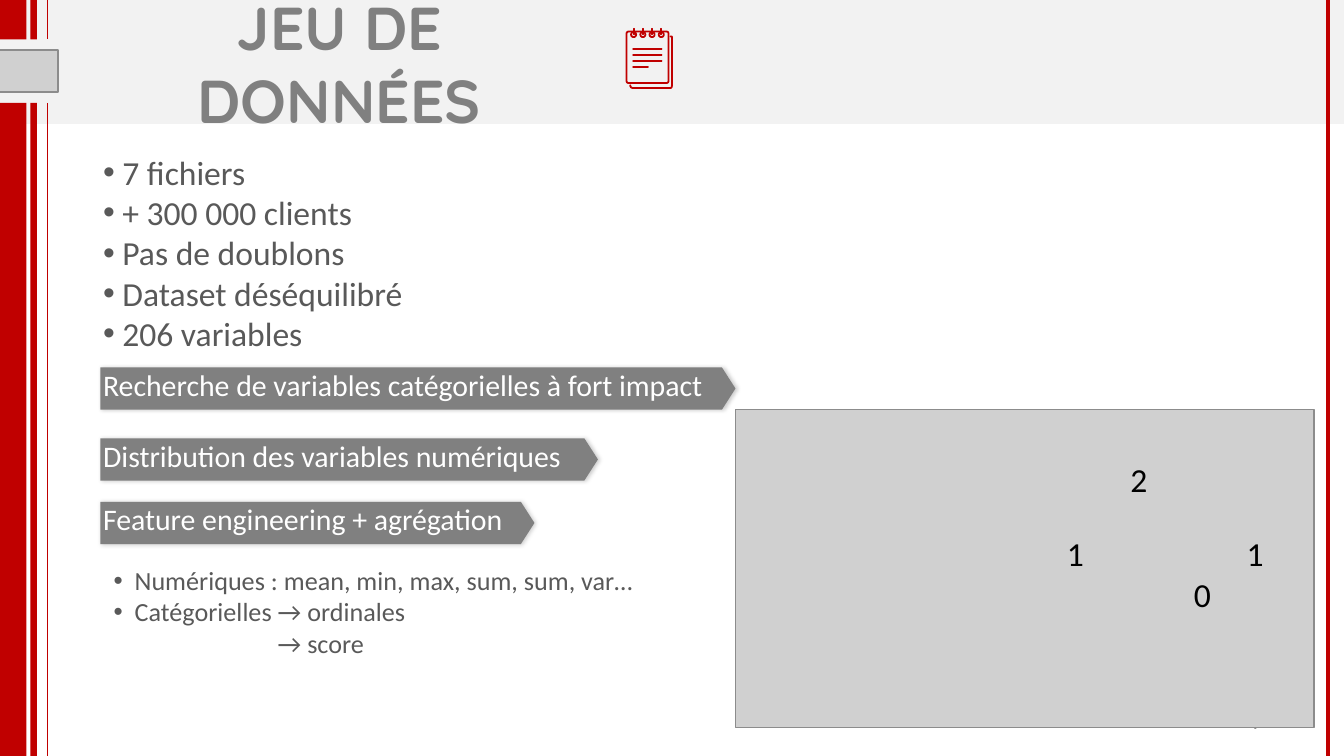
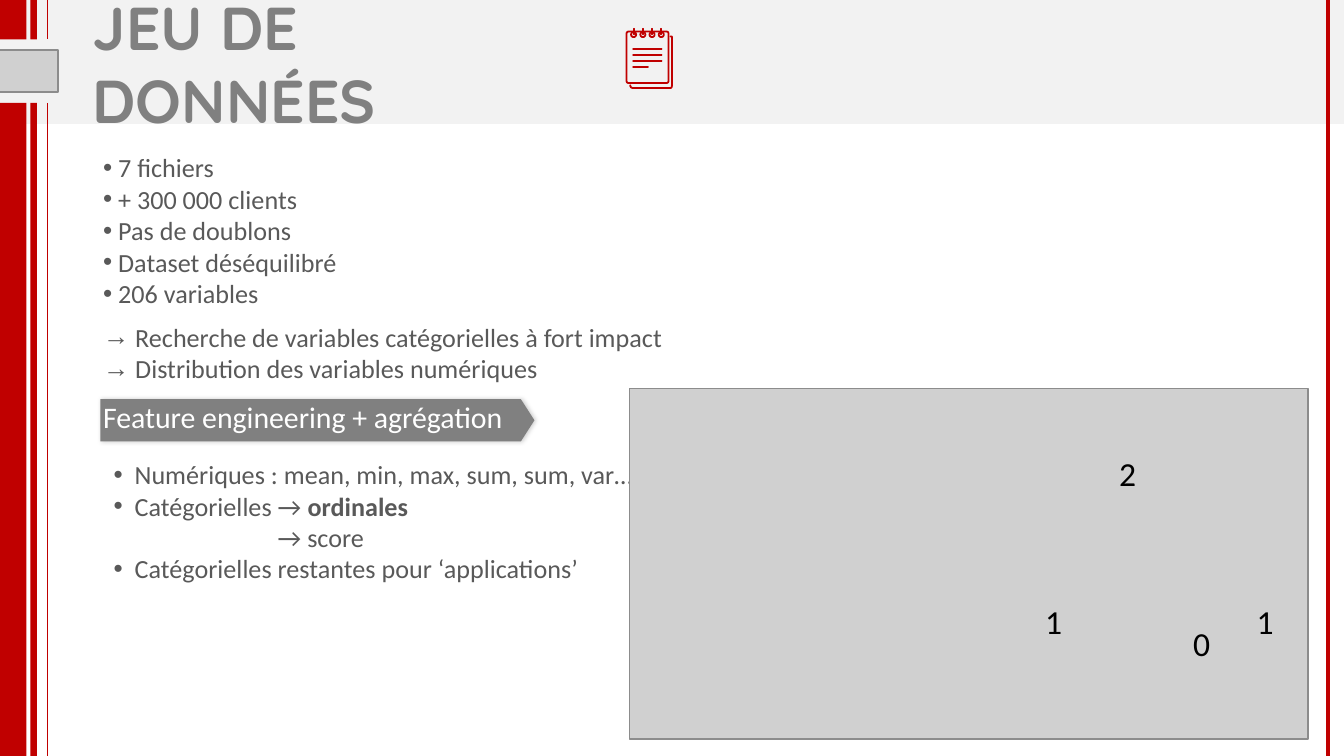
Before and after one commit to florabajolet/OCR7_scoring, a slide deck: slide 7 of P7_presentation.pptx. Drawn at 1344x756 pixels with LibreOffice and Linux fonts; fonts in the diff are those of the drawing; grey boxes stand for pictures. Boxes give left, top, right and bottom in pixels: in the first picture for what was removed or moved away, otherwise in the second. Text is boxed around its words. In the diff, an @@ line names an element or a change of style, - is before the commit and + after.

```diff
--- a/P7_presentation.pptx
+++ b/P7_presentation.pptx
@@ title "JEU DE DONNÉES" at box(93, 7, 376, 124): alignment centre to left @@
@@ text "7 fichiers" at box(118, 159, 336, 303): size 18 to 14 pt @@
@@ text "Recherche de variables catégorielles à ...": place and size @@
-text "Recherche de variables catégorielles à ..." at box(103, 375, 702, 401)
+text "Recherche de variables catégorielles à ..." at box(135, 329, 662, 382)
@@ text at box(135, 329, 662, 352): size 16 to 14 pt, text colour #FFFFFF to #595959 in "Recherche de variables catégorielles à fort impact"; bullet none to → @@
@@ pentagon arrow removed at box(101, 367, 735, 409) @@
@@ text at box(135, 360, 537, 382): paragraph added @@
+→ Distribution des variables numériques
@@ picture: place and size @@
-picture at box(735, 410, 1313, 727)
+picture at box(630, 388, 1309, 739)
@@ text "Distribution des variables numériques" rewrapped from box(103, 446, 561, 472) to box(103, 403, 561, 435) @@
@@ text "Feature engineering + agrégation": place and size @@
-text "Feature engineering + agrégation" at box(103, 509, 502, 535)
+text "Feature engineering + agrégation" at box(103, 407, 502, 433)
@@ pentagon arrow: place and size @@
-pentagon arrow at box(101, 501, 535, 543)
+pentagon arrow at box(101, 399, 535, 441)
@@ pentagon arrow removed at box(101, 438, 598, 480) @@
@@ text "2": place and size @@
-text "2" at box(1130, 470, 1147, 492)
+text "2" at box(1119, 464, 1136, 486)
@@ text "Numériques : mean, min, max, ...": place and size @@
-text "Numériques : mean, min, max, ..." at box(135, 572, 632, 653)
+text "Numériques : mean, min, max, ..." at box(135, 463, 632, 583)
@@ text at box(135, 497, 409, 521): bold on in "ordinales" @@
@@ text at box(135, 559, 578, 583): paragraph added @@
+• Catégorielles restantes pour ‘applications’
@@ text "1": place and size @@
-text "1" at box(1067, 544, 1084, 566)
+text "1" at box(1045, 612, 1062, 634)
@@ text "1": place and size @@
-text "1" at box(1247, 544, 1264, 566)
+text "1" at box(1257, 612, 1274, 634)
@@ text "0": place and size @@
-text "0" at box(1194, 585, 1211, 608)
+text "0" at box(1193, 634, 1210, 657)
@@ page number removed at box(1252, 727, 1263, 735) @@
-7
```
Also in this commit, not shown: 20 other slides changed, 3 slides added, 19 other files.
